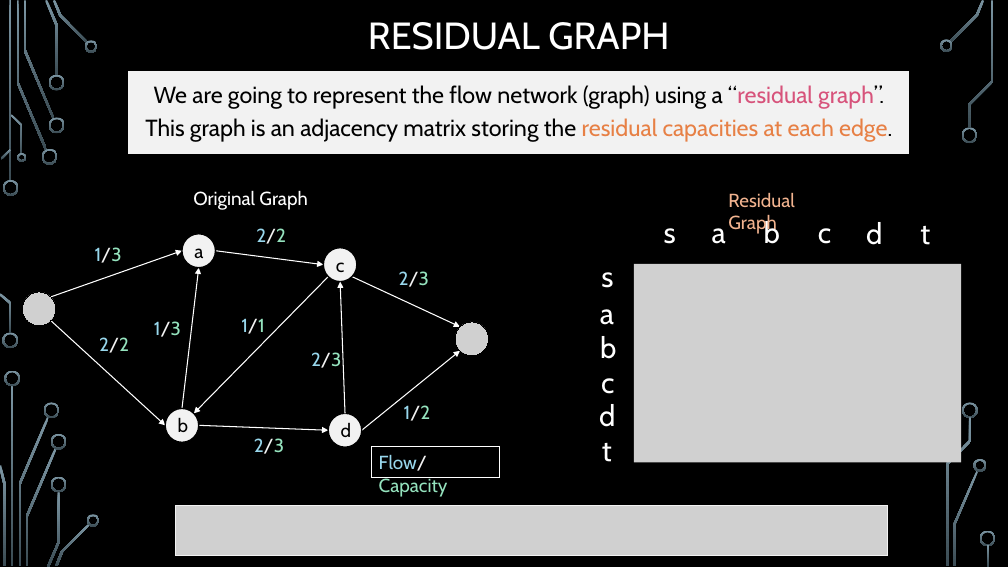
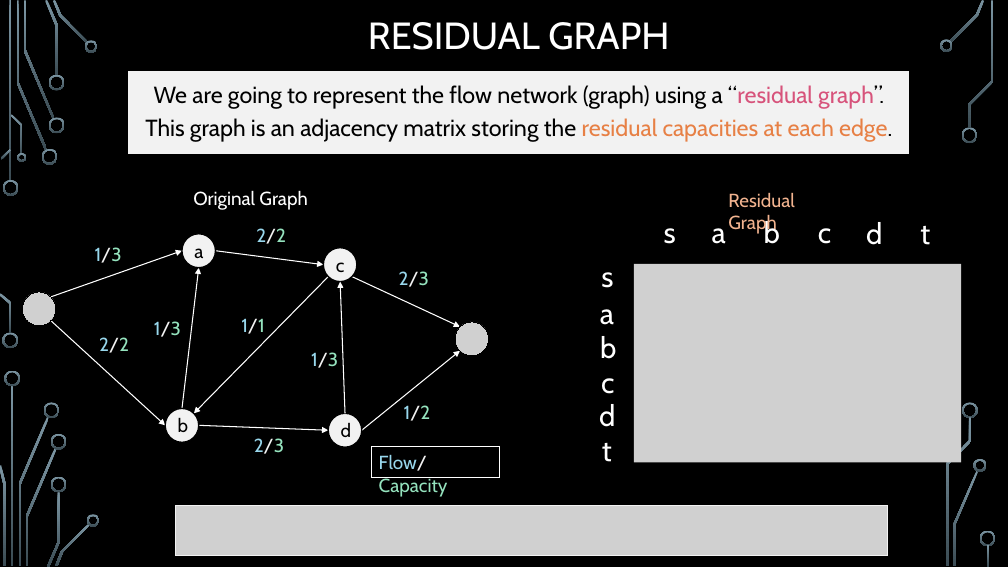
Before and after one commit to markfloryan/dsa2, a slide deck: slide 15 of slides/06-1-MaxFlow.pptx. Drawn at 1008x567 pixels with LibreOffice and Linux fonts; fonts in the diff are those of the drawing; grey boxes stand for pictures; background and template pictures are left out. Boxes give left, top, right and bottom in pixels: in the first picture for what was removed or moved away, otherwise in the second. Text is boxed around its words. In the diff, an @@ line names an element or a change of style, - is before the commit and + after.

Commit message:
slide fixes

```diff
--- a/slides/06-1-MaxFlow.pptx
+++ b/slides/06-1-MaxFlow.pptx
@@ text at [311,352,338,368]: text changed @@
-2/3
+1/3
```
Also in this commit, not shown: 1 other slide changed, 2 other files.
